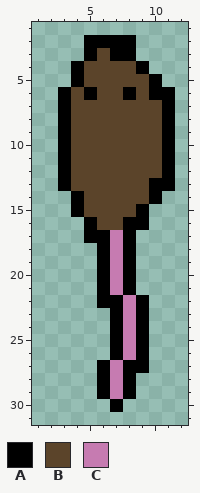
Pixel-art sprite -- Assets/Characters/rat/rat-0.png. Above is the file before it was changed.
The file is 16x32 pixels. Colours within 5 levels of each other are drawn and written as one. Shown: x 1..12, y 1..31.
Palette (. is transparent): A #000000  B #5b442a  C #c67bb1
Pixels before, first column x 3:
 2 ..AAAA...
 3 ..ABAA...
 4 .ABBBBA..
 5 .ABBBBBA.
 6 ABABBABAA
 7 ABBBBBBBA
 8 ABBBBBBBA
 9 ABBBBBBBA
10 ABBBBBBBA
11 ABBBBBBBA
12 ABBBBBBBA
13 ABBBBBBAA
14 .ABBBBBA.
15 .ABBBBA..
16 ..ABBAA..
17 ..AACA...
18 ...ACA...
19 ...ACA...
20 ...ACA...
21 ...ACA...
22 ...AACA..
23 ....ACA..
24 ....ACA..
25 ....ACA..
26 ....ACA..
27 ...ACAA..
28 ...ACA...
29 ...ACA...
30 ....A....
After the commit:
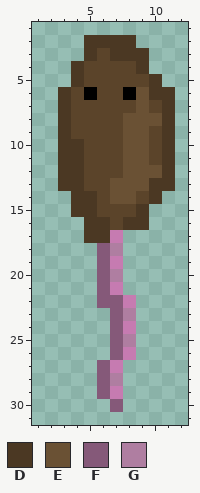
Colours new in this view: D #4b3823  E #6a5134  F #855979  G #af7ea1
From old to new:
Changed rows in their new state; - is an unchanged pixel.
first column x 3:
 2 --DDDD---
 3 --D-DDD--
 4 -D----D--
 5 -D-----D-
 6 D-----EDD
 7 D-----E-D
 8 D----EEED
 9 D----EE-D
10 DD---EE-D
11 DD---EE-D
12 DD---EEED
13 DD--EEEDD
14 -DD-EE-D-
15 -DD---D--
16 --DD-DD--
17 --DD-.---
18 ---FG.---
19 ---F-.---
20 ---FG.---
21 ---F-.---
22 ---FF-.--
23 ----FG.--
24 ----F-.--
25 ----FG.--
26 ----F-.--
27 ---F-..--
28 ---FG.---
29 ---F-.---
30 ----F----
Boxes around the changes in both pictures, in picture pixels (x1, y1, x2, y2):
changed: (58, 35, 175, 412)
